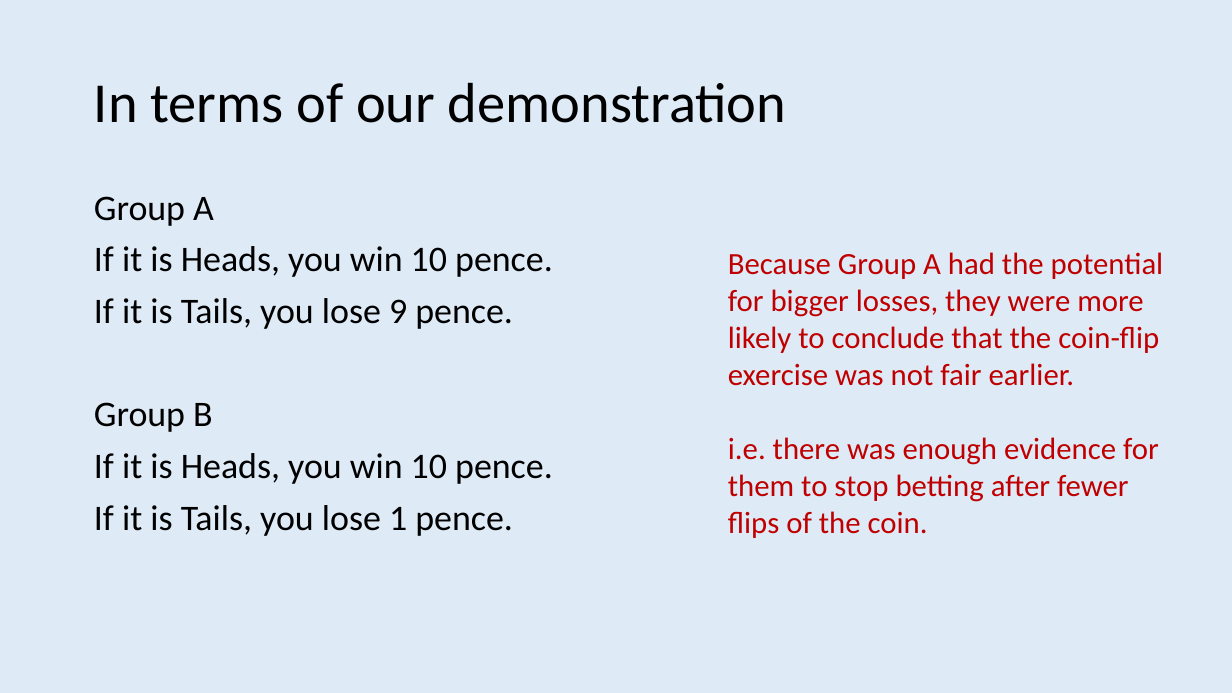
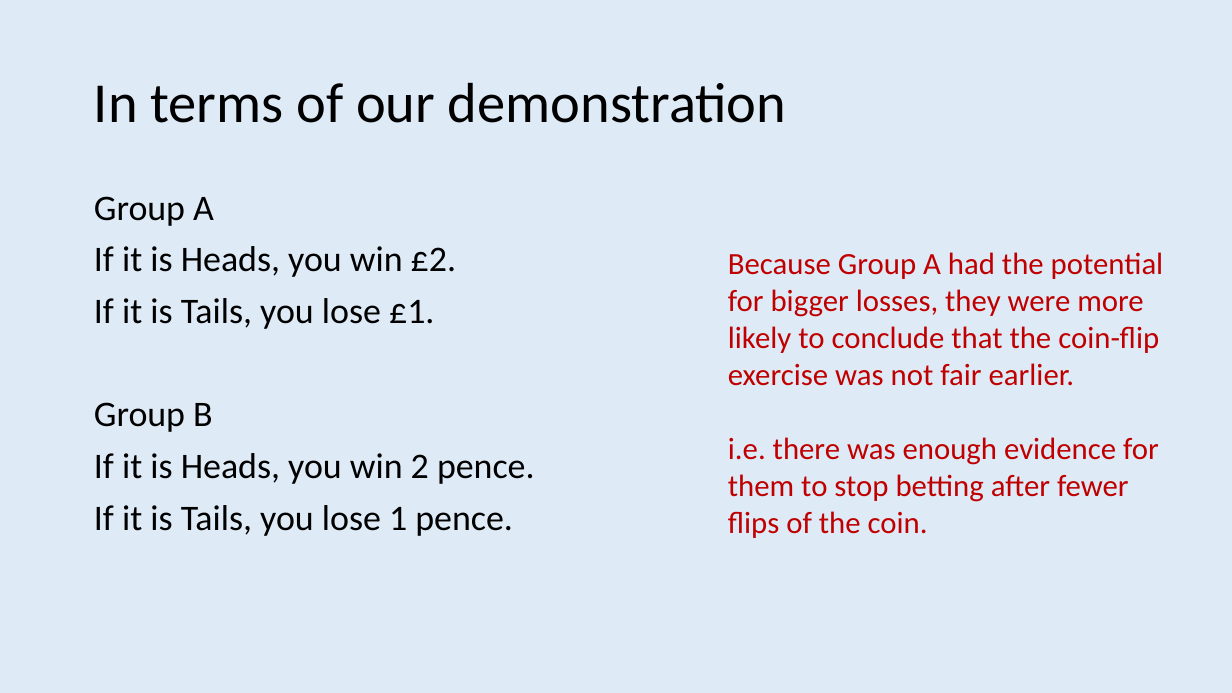
Before and after one commit to ajwills72/rmhealth-found, a slide deck: slide 36 of docs/statistical_inference.pptx (slide 16 before the commit). Drawn at 1232x693 pixels with LibreOffice and Linux fonts; fonts in the diff are those of the drawing. Boxes give left, top, right and bottom in pixels: in the first picture for what was removed or moved away, otherwise in the second. Text is boxed around its words. In the diff, an @@ line names an element or a change of style, - is before the commit and + after.

```diff
--- a/docs/statistical_inference.pptx
+++ b/docs/statistical_inference.pptx
@@ text at (94,246,456,329): text changed @@
-If it is Heads, you win 10 pence.
-If it is Tails, you lose 9 pence.
+If it is Heads, you win £2.
+If it is Tails, you lose £1.
@@ text at (94,453,535,484): text changed @@
-If it is Heads, you win 10 pence.
+If it is Heads, you win 2 pence.
```
Also in this commit, not shown: 6 other slides changed, 23 slides added, 13 slides removed, 4 other files.
